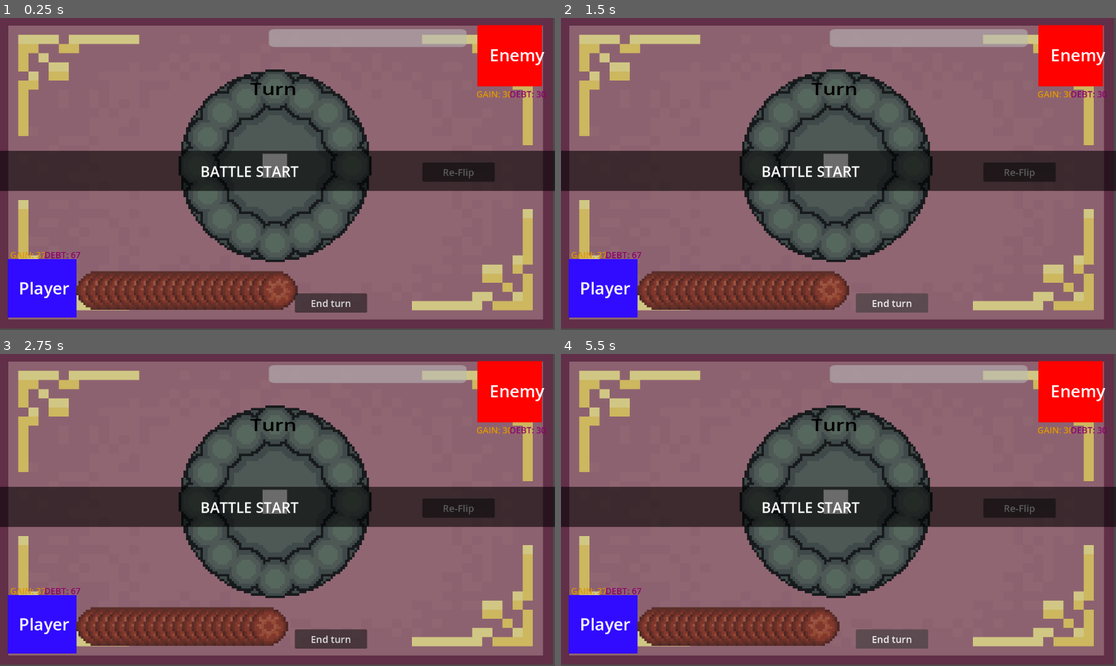
Above: before the commit, frames 1-4 (two rows, left to right).
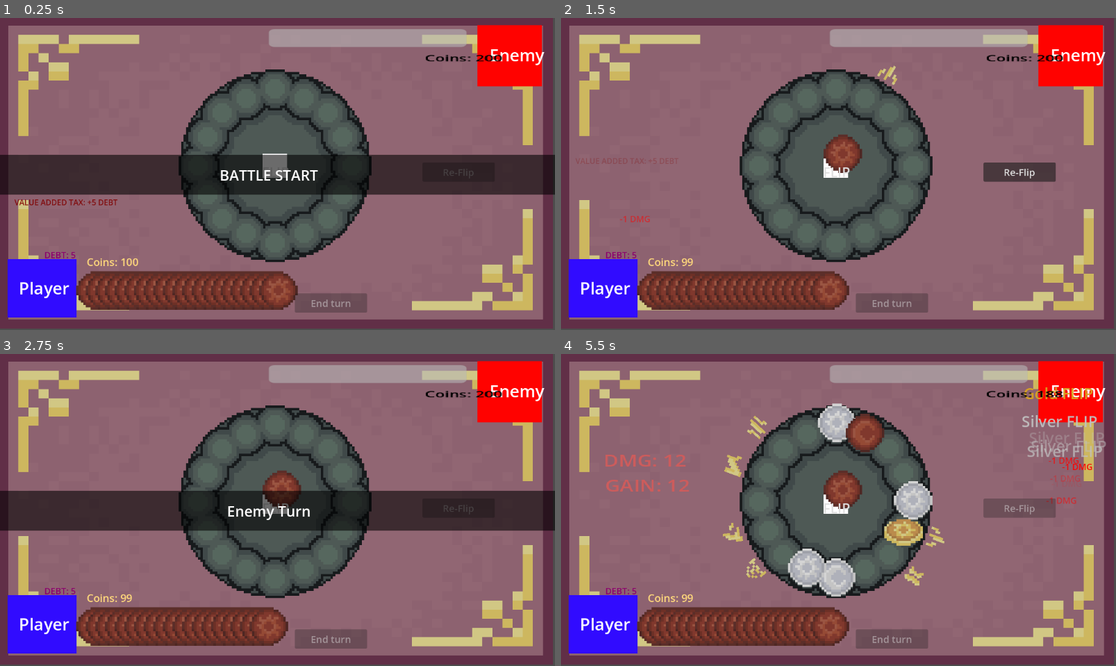
Above: after the commit, the same moments.

Repository: WebsterMiguelle/Arcoinium
Game: Godot game, scene res://Scene/main.tscn
Two runs of this game, one before a commit and one after it. Both use one fixed random seed, a clock stepped at 60 frames per second and the inputs below.
Inputs (mouse positions are in pixels of both pictures, inside the frame that each line leads up to):
- Up to frame 1 (0.25 s): no input
- Up to frame 2 (1.5 s): click (749, 289) at 0.5 s; click "End turn" at 1.25 s
- Up to frame 3 (2.75 s): click "Re-Flip" at 2 s
- Up to frame 4 (5.5 s): click "FLIP" at 2.75 s; click (749, 625) at 3.52 s; click "FLIP" at 4.25 s; click (894, 637) at 5 s, where only the run before the commit has a clickable "End turn"

The runs differ from the first frame. In frame 1, 4.4% of the frame differs, in the area x 0-100%, y 11-95%; in frame 2, 13%; in frame 3, 4.6%; in frame 4, 18%, in the area x 0-100%, y 10-94%.
Error before the commit: Parse Error: Variable "player_health_label" has the same name as a previously declared variable. (res://Script/main.gd:31)

Commit message:
Updated Aesthetics; Passives Rechecked

Diff:
--- a/Scene/main.tscn
+++ b/Scene/main.tscn
@@ -33,25 +33,6 @@
 grow_vertical = 2
 texture = ExtResource("2_3amdw")
 script = ExtResource("1_h2yge")
-has_wishbone = true
-has_golden_clover = true
-has_solar_coin = true
-has_lunar_coin = true
-has_impromptu_flip = true
-has_advanced_planning = true
-has_magic_trick = true
-has_sleight_of_hand = true
-has_solar_coin = true
-has_lunar_coin = true
-has_impromptu_flip = true
-has_advanced_planning = true
-has_magic_trick = true
-has_payback = true
-has_lucky_pair = true
-has_pay_down = true
-has_reimbursement = true
-has_loan_shark = true
-has_lending_charge = true
 
 [node name="Player" type="Node2D" parent="." unique_id=1514396733]
 script = ExtResource("2_1bvp3")
@@ -136,42 +117,24 @@
 
 [node name="Battle UI" type="CanvasLayer" parent="." unique_id=1048849936]
 
+[node name="HealthLabel" type="Label" parent="Battle UI" unique_id=1574205912]
+anchors_preset = 4
+anchor_top = 0.5
+anchor_bottom = 0.5
+offset_left = 180.0
+offset_top = 167.0
+offset_right = 303.0
+offset_bottom = 199.0
+grow_vertical = 2
+theme_override_colors/font_color = Color(1, 0.8500227, 0.484913, 1)
+theme_override_font_sizes/font_size = 22
+
 [node name="PlayerHealthBar2" parent="Battle UI" unique_id=2054393168 instance=ExtResource("5_1xcnr")]
 offset_left = 157.99998
 offset_top = 525.99994
 offset_right = 249.99998
 offset_bottom = 541.99994
 scale = Vector2(5, 5)
-
-[node name="HealthLabel" type="Label" parent="Battle UI/PlayerHealthBar2" unique_id=1574205912]
-visible = false
-layout_mode = 0
-anchor_top = 0.5
-anchor_bottom = 0.5
-offset_left = 1.6000004
-offset_top = -30.000008
-offset_right = 2.6000004
-offset_bottom = -9.000008
-grow_vertical = 2
-theme_override_colors/font_color = Color(0, 0, 0, 1)
-theme_override_font_sizes/font_size = 20
-
-[node name="Flip" type="Button" parent="Battle UI/PlayerHealthBar" unique_id=1788355213]
-z_index = 4
-custom_minimum_size = Vector2(150, 40)
-layout_mode = 1
-anchors_preset = 15
-anchor_right = 1.0
-anchor_bottom = 1.0
-grow_horizontal = 2
-grow_vertical = 2
-theme_override_font_sizes/font_size = 28
-theme_override_styles/normal = SubResource("StyleBoxEmpty_2wwxx")
-theme_override_styles/pressed = SubResource("StyleBoxEmpty_3amdw")
-theme_override_styles/hover = SubResource("StyleBoxEmpty_1xcnr")
-theme_override_styles/disabled = SubResource("StyleBoxEmpty_ow1sv")
-theme_override_styles/focus = SubResource("StyleBoxEmpty_75buv")
-text = "FLIP"
 
 [node name="EnemyHealthBar" type="ProgressBar" parent="Battle UI" unique_id=2134660899]
 offset_left = 558.0
@@ -220,10 +183,10 @@
 
 [node name="Turn Calculation" type="Label" parent="Battle UI" unique_id=1869934299]
 custom_minimum_size = Vector2(150, 40)
-offset_left = 290.0
-offset_top = 122.0
-offset_right = 748.0772
-offset_bottom = 171.0
+offset_left = 88.0
+offset_top = 196.0
+offset_right = 238.0
+offset_bottom = 435.0
 scale = Vector2(1.2137691, 1)
 theme_override_colors/font_color = Color(0, 0, 0, 1)
 theme_override_font_sizes/font_size = 35
@@ -246,6 +209,23 @@
 horizontal_alignment = 1
 vertical_alignment = 1
 
+[node name="Battle UI_PlayerHealthBar#Flip" type="Button" parent="." unique_id=1788355213]
+z_index = 4
+custom_minimum_size = Vector2(150, 40)
+layout_mode = 1
+anchors_preset = 15
+anchor_right = 1.0
+anchor_bottom = 1.0
+grow_horizontal = 2
+grow_vertical = 2
+theme_override_font_sizes/font_size = 28
+theme_override_styles/normal = SubResource("StyleBoxEmpty_2wwxx")
+theme_override_styles/pressed = SubResource("StyleBoxEmpty_3amdw")
+theme_override_styles/hover = SubResource("StyleBoxEmpty_1xcnr")
+theme_override_styles/disabled = SubResource("StyleBoxEmpty_ow1sv")
+theme_override_styles/focus = SubResource("StyleBoxEmpty_75buv")
+text = "FLIP"
+
 [node name="CoinDeck" parent="." unique_id=955153148 instance=ExtResource("4_2wwxx")]
 position = Vector2(574, 310)
 script = ExtResource("7_ow1sv")
@@ -354,7 +334,6 @@
 theme_override_styles/normal = SubResource("StyleBoxFlat_3amdw")
 text = "Refresh"
 
-[connection signal="pressed" from="Battle UI/PlayerHealthBar2/Flip" to="." method="_on_flip_pressed"]
 [connection signal="pressed" from="Battle UI/Endturn" to="." method="_on_endturn_pressed"]
 [connection signal="pressed" from="Battle UI/Re-Flip" to="." method="_on_re_flip_pressed"]
 [connection signal="pressed" from="Game Over UI/ColorRect/Restart" to="." method="_on_restart_pressed"]
--- a/Script/coin.gd
+++ b/Script/coin.gd
@@ -18,7 +18,8 @@
 
 func setup(s,pos):
 	state = s
-	global_position = pos
+	global_position.x = pos[0]
+	global_position.y = pos[1]
 	reserved = false
 	type = CoinType.COPPER
 	base_value = 2
@@ -36,14 +37,18 @@
 	match type:
 		CoinType.COPPER:
 			type = CoinType.SILVER
+			base_value = 4
 		CoinType.SILVER:
 			type = CoinType.GOLD
+			base_value = 6
 
 func upgrade_to_silver():
 	type = CoinType.SILVER
+	base_value = 4
 
 func upgrade_to_gold():
 	type = CoinType.GOLD
+	base_value = 6
 
 func copy_coin(coin):
 	base_value = coin.base_value
--- a/Script/coin_deck.gd
+++ b/Script/coin_deck.gd
@@ -55,9 +55,9 @@
 func get_vacant_slot(current_flip):
 	var slot = get("_" + str(current_flip))
 	sigil_textures[current_flip - 1].visible = true
-	slot.global_position.x -= 16
-	slot.global_position.y += 20
-	return slot.global_position
+	var pos_x = slot.global_position.x - 16
+	var pos_y = slot.global_position.y + 20
+	return [pos_x,pos_y]
 
 func get_reserve_slot():
 	return coin_reserve.global_position
--- a/Script/main.gd
+++ b/Script/main.gd
@@ -25,11 +25,9 @@
 @onready var turn_calculation: Label = $"Battle UI/Turn Calculation"
 
 @onready var player_health_bar = $"Battle UI/PlayerHealthBar"
-@onready var player_health_label = $"Battle UI/PlayerHealthBar/HealthLabel"
 @onready var player_gain: Label = $"Player/Player Gain"
 @onready var player_debt: Label = $"Player/Player Debt"
-@onready var player_health_label = $"Battle UI/PlayerHealthBar2/HealthLabel"
-
+@onready var player_health_label = $"Battle UI/HealthLabel"
 
 @onready var enemy_health_bar = $"Battle UI/EnemyHealthBar"
 @onready var enemy_health_label = $"Battle UI/EnemyHealthBar/EnemyHealthLabel"
@@ -67,25 +65,6 @@
    # preload("res://Events/###.tscn")
 ]
 
-#PASSIVES
-
-#Passive Specific Variables
-var flip_clicks = 0
-var latest_coin = null
-var coin_count = 0
-#GENERAL PASSIVES
-#B-Rank
-@export var has_wishbone = false
-@export var has_golden_clover = false
-@export var has_solar_coin = false
-@export var has_lunar_coin = false
-@export var has_merchant_scroll = false
-@export var has_impromptu_flip = false
-@export var has_advanced_planning = false
-@export var has_magic_trick = false
-@export var has_sleight_of_hand = false
-var current_turn = Turn.PLAYER
-var player_turn_count = 0
 
 #PASSIVES
 
@@ -102,6 +81,7 @@
 var previous_player_gain = 0
 
 var previous_player_flips = 0
+var player_turn_count = 0
 
 #GENERAL PASSIVES
 
@@ -328,6 +308,7 @@
 			latest_coin.state = 1
 		else:
 			latest_coin.state = 0
+		latest_coin.refresh_sprite()
 		coin_calculation()
 		await get_tree().create_timer(1.0).timeout
 
@@ -344,10 +325,12 @@
 			if index == 2: second_coin = coin
 			if index == 3 or index == 5:
 				coin.copy_coin(first_coin)
+				coin.refresh_sprite()
 				coin_calculation()
 				await get_tree().create_timer(0.1).timeout
 			if index == 4 or index == 6:
 				coin.copy_coin(second_coin)
+				coin.refresh_sprite()
 				coin_calculation()
 				await get_tree().create_timer(0.1).timeout
 		coin_calculation()
@@ -384,7 +367,6 @@
 func start_player_turn():
 
 	player_turn_count += 1
-	coin_deck.reset_sigils()
 	#Initialize Global Stats
 	damage = 0
 	gain = 0
@@ -406,6 +388,7 @@
 		player.current_flip = 0
 		player.current_re_flip = 0
 		latest_coin = null
+		coin_deck.reset_sigils()
 
 	#Activate Turn Start Passives
 	await activate_player_turn_start_passives()
@@ -552,6 +535,7 @@
 
 
 func _on_flip_pressed():
+	print("FLIP")
 	flip_clicks += 1
 	if player.current_re_flip != player.max_re_flip:
 		re_flip_button.disabled = false
@@ -598,13 +582,12 @@
 		check_defeat()
 
 	player.take_damage(coin.base_value / 2)
+	print("Player Took: " + str(coin.base_value / 2))
 	show_floating_label(player,coin.base_value / 2,LabelType.DAMAGE)
 	coin.add_to_group("coins")
 
 
 	add_child(coin);
-	latest_coin = coin
-	coin_count += 1
 
 	var refund_chance = randf()
 	if has_refund and latest_coin != null:
@@ -710,9 +693,10 @@
 		if has_payback:
 			if payback_used:
 				game_over_ui.visible = true
+				trigger_game_over(false)
 		else:
 			game_over_ui.visible = true
-		trigger_game_over(false)
+			trigger_game_over(false)
 		return true
 
 	if enemy.coin <= 0:
@@ -736,11 +720,11 @@
 			pass
 		else:
 			if has_inflation:
-				coin.re_flip()
 				var upgrade_chance = randf()
 				if upgrade_chance <= 0.3:
 					show_floating_label(player,0,LabelType.INFLATION)
 					coin.upgrade()
+				coin.re_flip()
 			if has_spare_change:
 				if index == coin_count-1:
 					second_latest_coin = coin
@@ -805,11 +789,11 @@
 	if has_reimbursement and head_tail_count == coin_count / 2:
 		debt *= 2
 	if (damage != 0 or gain != 0) and coins != null:
-		var text = "DMG: " + str(damage) + " GAIN: " + str(gain)
+		var text = "DMG: " + str(damage) + "\nGAIN: " + str(gain)
 		if debt != 0:
-			text = "DMG: " + str(damage) + " GAIN: " + str(gain) + " DEBT: " + str(debt)
+			text = "DMG: " + str(damage) + "\nGAIN: " + str(gain) + "\nDEBT: " + str(debt)
 		turn_calculation.text = text
-		turn_calculation.add_theme_color_override("font_color", Color.BLACK)
+		turn_calculation.add_theme_color_override("font_color", Color.WHITE)
 	else:
 		turn_calculation.text = ""
 func reserve_left_over_coin():
@@ -898,9 +882,9 @@
 				if coin.state == 0: damage += coin.base_value / 2
 
 	if damage != 0 or gain != 0:
-		var text = "DMG: " + str(damage) + " GAIN: " + str(gain)
+		var text = "DMG: " + str(damage) + " \nGAIN: " + str(gain)
 		turn_calculation.text = text
-		turn_calculation.add_theme_color_override("font_color", Color.DARK_RED)
+		turn_calculation.add_theme_color_override("font_color", Color.INDIAN_RED)
 
 
 enum LabelType{
--- a/Script/player.gd
+++ b/Script/player.gd
@@ -4,7 +4,7 @@
 
 #PLAYER STATS
 var max_coin = 100 #Max Coin Capacity
-var coin = 80:
+var coin = 100:
 	set(value):
 		coin = clamp(value,0,max_coin)
 		hp_changed.emit(coin)
Not shown: 1 places in Scene/main.tscn that only renumber resources
